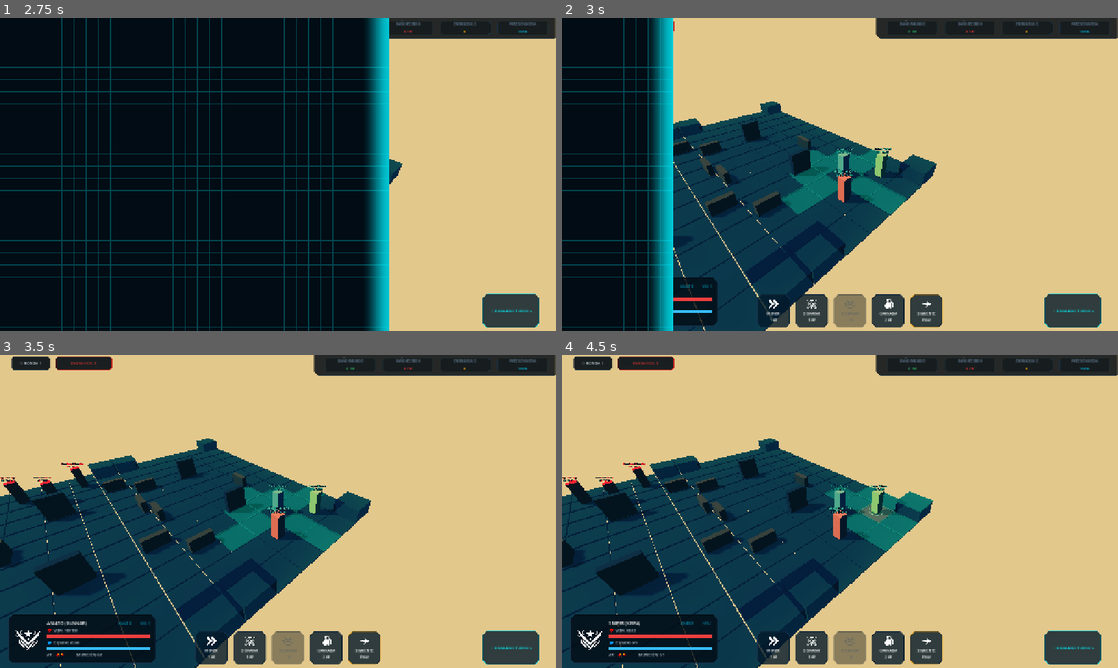
Above: before the commit, frames 1-4 (two rows, left to right).
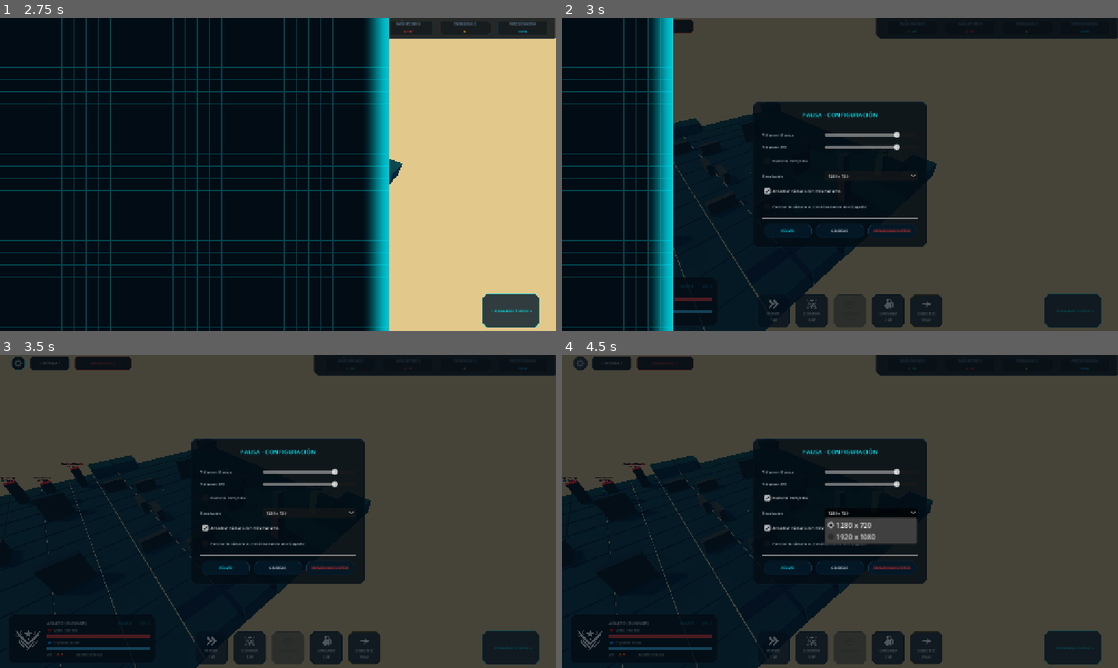
Above: after the commit, the same moments.

Repository: axel-molina/WarTacticGame
Game: Godot game, scene res://scenes/menu/menu_scene.tscn
The game is run twice, just before and just after one commit, with the same random seed, the same clock (stepped at 60 frames per second) and the same inputs.
Inputs (mouse positions are in pixels of both pictures, inside the frame that each line leads up to):
- Up to frame 1 (2.75 s): click (88, 89) at 0.5 s; click (88, 89) at 1.25 s; click "▶ INICIAR OPERACIÓN" at 2 s
- Up to frame 2 (3 s): click (578, 27) at 2.77 s
- Up to frame 3 (3.5 s): no input
- Up to frame 4 (4.5 s): click (840, 498) at 3.5 s, where only the run after the commit has a clickable "Pantalla Completa"; click (873, 511) at 4.25 s, where only the run after the commit has a clickable "1280 x 720"

Frame 1 is identical in both runs. In frame 2, 75% of the frame differs, in the area x 20-100%, y 0-100%; in frame 3, 90%; in frame 4, 90%, in the area x 0-100%, y 0-100%.

Commit message:
Implement In-game Pause & Settings Menu: add gear icon button in top-left HUD, create PausePanel overlay with interactive volume sliders, fullscreen/resolution/control checkboxes, and handle Resume/Save/Quit actions cleanly

Diff:
--- a/tactical-squad-combat/scenes/ui/hud.tscn
+++ b/tactical-squad-combat/scenes/ui/hud.tscn
@@ -10,6 +10,7 @@
 [ext_resource type="Texture2D" uid="uid://cdo4cgplrswip" path="res://images/battleicons/next_icon.png" id="8_next"]
 [ext_resource type="Texture2D" uid="uid://cpip064is0l30" path="res://images/battleicons/health_icon.png" id="9_health_icon"]
 [ext_resource type="Texture2D" uid="uid://cvy4wnquotarq" path="res://images/battleicons/escudo_icon.png" id="10_escudo_icon"]
+[ext_resource type="Texture2D" uid="uid://geariconid" path="res://images/icons/gear_icon.png" id="11_gear_icon"]
 
 [sub_resource type="StyleBoxFlat" id="StyleBoxFlat_RoundBox"]
 bg_color = Color(0.0117647, 0.0470588, 0.0784314, 0.9)
@@ -201,6 +202,32 @@
 offset_bottom = -0.3199997
 theme_override_constants/separation = 12
 
+[node name="BtnPause" type="Button" parent="HUD/LeftHeader" unique_id=987654321]
+custom_minimum_size = Vector2(32, 32)
+layout_mode = 2
+size_flags_vertical = 4
+theme_override_styles/normal = SubResource("StyleBoxFlat_ActionButton")
+theme_override_styles/hover = SubResource("StyleBoxFlat_ActionButton_Hover")
+theme_override_styles/pressed = SubResource("StyleBoxFlat_ActionButton_Pressed")
+
+[node name="Icon" type="TextureRect" parent="HUD/LeftHeader/BtnPause"]
+custom_minimum_size = Vector2(18, 18)
+layout_mode = 1
+anchors_preset = 8
+anchor_left = 0.5
+anchor_top = 0.5
+anchor_right = 0.5
+anchor_bottom = 0.5
+offset_left = -9.0
+offset_top = -9.0
+offset_right = 9.0
+offset_bottom = 9.0
+grow_horizontal = 2
+grow_vertical = 2
+texture = ExtResource("11_gear_icon")
+expand_mode = 1
+stretch_mode = 5
+
 [node name="RoundPanel" type="PanelContainer" parent="HUD/LeftHeader" unique_id=1515697060]
 custom_minimum_size = Vector2(90, 32)
 layout_mode = 2
@@ -943,3 +970,157 @@
 theme_override_styles/hover = SubResource("StyleBoxFlat_ActionButton_Hover")
 theme_override_styles/pressed = SubResource("StyleBoxFlat_ActionButton_Pressed")
 text = "VOLVER"
+
+[node name="PausePanel" type="ColorRect" parent="HUD"]
+visible = false
+layout_mode = 1
+anchors_preset = 15
+anchor_right = 1.0
+anchor_bottom = 1.0
+grow_horizontal = 2
+grow_vertical = 2
+color = Color(0.0117647, 0.0470588, 0.0784314, 0.7)
+
+[node name="Center" type="CenterContainer" parent="HUD/PausePanel"]
+layout_mode = 1
+anchors_preset = 15
+anchor_right = 1.0
+anchor_bottom = 1.0
+grow_horizontal = 2
+grow_vertical = 2
+
+[node name="Card" type="PanelContainer" parent="HUD/PausePanel/Center"]
+custom_minimum_size = Vector2(400, 320)
+layout_mode = 2
+theme_override_styles/panel = SubResource("StyleBoxFlat_Card")
+
+[node name="Margin" type="MarginContainer" parent="HUD/PausePanel/Center/Card"]
+layout_mode = 2
+theme_override_constants/margin_left = 20
+theme_override_constants/margin_top = 20
+theme_override_constants/margin_right = 20
+theme_override_constants/margin_bottom = 20
+
+[node name="VBox" type="VBoxContainer" parent="HUD/PausePanel/Center/Card/Margin"]
+layout_mode = 2
+theme_override_constants/separation = 12
+
+[node name="LabelTitle" type="Label" parent="HUD/PausePanel/Center/Card/Margin/VBox"]
+layout_mode = 2
+theme_override_colors/font_color = Color(0, 0.941176, 1, 1)
+theme_override_font_sizes/font_size = 14
+text = "PAUSA - CONFIGURACIÓN"
+horizontal_alignment = 1
+
+[node name="Separator" type="HSeparator" parent="HUD/PausePanel/Center/Card/Margin/VBox"]
+layout_mode = 2
+
+[node name="HBoxMusic" type="HBoxContainer" parent="HUD/PausePanel/Center/Card/Margin/VBox"]
+layout_mode = 2
+
+[node name="LabelMusic" type="Label" parent="HUD/PausePanel/Center/Card/Margin/VBox/HBoxMusic"]
+custom_minimum_size = Vector2(140, 0)
+layout_mode = 2
+theme_override_colors/font_color = Color(0.7, 0.75, 0.8, 1)
+theme_override_font_sizes/font_size = 9
+text = "Volumen Música"
+
+[node name="SliderMusic" type="HSlider" parent="HUD/PausePanel/Center/Card/Margin/VBox/HBoxMusic"]
+layout_mode = 2
+size_flags_horizontal = 3
+max_value = 1.0
+step = 0.05
+value = 0.8
+
+[node name="HBoxSFX" type="HBoxContainer" parent="HUD/PausePanel/Center/Card/Margin/VBox"]
+layout_mode = 2
+
+[node name="LabelSFX" type="Label" parent="HUD/PausePanel/Center/Card/Margin/VBox/HBoxSFX"]
+custom_minimum_size = Vector2(140, 0)
+layout_mode = 2
+theme_override_colors/font_color = Color(0.7, 0.75, 0.8, 1)
+theme_override_font_sizes/font_size = 9
+text = "Volumen SFX"
+
+[node name="SliderSFX" type="HSlider" parent="HUD/PausePanel/Center/Card/Margin/VBox/HBoxSFX"]
+layout_mode = 2
+size_flags_horizontal = 3
+max_value = 1.0
+step = 0.05
+value = 0.8
+
+[node name="CheckFullscreen" type="CheckBox" parent="HUD/PausePanel/Center/Card/Margin/VBox"]
+layout_mode = 2
+theme_override_colors/font_color = Color(0.7, 0.75, 0.8, 1)
+theme_override_font_sizes/font_size = 9
+text = "Pantalla Completa"
+
+[node name="HBoxRes" type="HBoxContainer" parent="HUD/PausePanel/Center/Card/Margin/VBox"]
+layout_mode = 2
+
+[node name="LabelRes" type="Label" parent="HUD/PausePanel/Center/Card/Margin/VBox/HBoxRes"]
+custom_minimum_size = Vector2(140, 0)
+layout_mode = 2
+theme_override_colors/font_color = Color(0.7, 0.75, 0.8, 1)
+theme_override_font_sizes/font_size = 9
+text = "Resolución"
+
+[node name="OptResolution" type="OptionButton" parent="HUD/PausePanel/Center/Card/Margin/VBox/HBoxRes"]
+layout_mode = 2
+size_flags_horizontal = 3
+theme_override_font_sizes/font_size = 9
+item_count = 2
+popup/item_0/text = "1280 x 720"
+popup/item_0/id = 0
+popup/item_1/text = "1920 x 1080"
+popup/item_1/id = 1
+
+[node name="CheckRightDrag" type="CheckBox" parent="HUD/PausePanel/Center/Card/Margin/VBox"]
+layout_mode = 2
+theme_override_colors/font_color = Color(0.7, 0.75, 0.8, 1)
+theme_override_font_sizes/font_size = 9
+text = "Arrastrar Cámara con Click Derecho"
+
+[node name="CheckAutoCenter" type="CheckBox" parent="HUD/PausePanel/Center/Card/Margin/VBox"]
+layout_mode = 2
+theme_override_colors/font_color = Color(0.7, 0.75, 0.8, 1)
+theme_override_font_sizes/font_size = 9
+text = "Centrar la cámara automáticamente en el jugador"
+
+[node name="Separator2" type="HSeparator" parent="HUD/PausePanel/Center/Card/Margin/VBox"]
+layout_mode = 2
+
+[node name="HBoxButtons" type="HBoxContainer" parent="HUD/PausePanel/Center/Card/Margin/VBox"]
+layout_mode = 2
+theme_override_constants/separation = 10
+alignment = 1
+
+[node name="BtnResume" type="Button" parent="HUD/PausePanel/Center/Card/Margin/VBox/HBoxButtons"]
+custom_minimum_size = Vector2(110, 32)
+layout_mode = 2
+theme_override_colors/font_color = Color(0, 0.941176, 1, 1)
+theme_override_font_sizes/font_size = 8
+theme_override_styles/normal = SubResource("StyleBoxFlat_ActionButton")
+theme_override_styles/hover = SubResource("StyleBoxFlat_ActionButton_Hover")
+theme_override_styles/pressed = SubResource("StyleBoxFlat_ActionButton_Pressed")
+text = "VOLVER"
+
+[node name="BtnSaveSettings" type="Button" parent="HUD/PausePanel/Center/Card/Margin/VBox/HBoxButtons"]
+custom_minimum_size = Vector2(110, 32)
+layout_mode = 2
+theme_override_colors/font_color = Color(0.8, 0.85, 0.9, 1)
+theme_override_font_sizes/font_size = 8
+theme_override_styles/normal = SubResource("StyleBoxFlat_ActionButton")
+theme_override_styles/hover = SubResource("StyleBoxFlat_ActionButton_Hover")
+theme_override_styles/pressed = SubResource("StyleBoxFlat_ActionButton_Pressed")
+text = "GUARDAR"
+
+[node name="BtnQuitToMenu" type="Button" parent="HUD/PausePanel/Center/Card/Margin/VBox/HBoxButtons"]
+custom_minimum_size = Vector2(110, 32)
+layout_mode = 2
+theme_override_colors/font_color = Color(0.9, 0.2, 0.2, 1)
+theme_override_font_sizes/font_size = 8
+theme_override_styles/normal = SubResource("StyleBoxFlat_ActionButton")
+theme_override_styles/hover = SubResource("StyleBoxFlat_ActionButton_Hover")
+theme_override_styles/pressed = SubResource("StyleBoxFlat_ActionButton_Pressed")
+text = "ABANDONAR PARTIDA"
--- a/tactical-squad-combat/scripts/ui/hud_controller.gd
+++ b/tactical-squad-combat/scripts/ui/hud_controller.gd
@@ -42,6 +42,22 @@
 @onready var btn_confirm_end_turn: Button = $ConfirmTurnPanel/Center/Card/Margin/VBox/HBoxButtons/BtnConfirmEndTurn
 @onready var btn_cancel_end_turn: Button = $ConfirmTurnPanel/Center/Card/Margin/VBox/HBoxButtons/BtnCancelEndTurn
 
+# Botón de Pausa
+@onready var btn_pause: Button = $LeftHeader/BtnPause
+
+# Panel de Pausa
+@onready var pause_panel: ColorRect = $PausePanel
+@onready var pause_slider_music: HSlider = $PausePanel/Center/Card/Margin/VBox/HBoxMusic/SliderMusic
+@onready var pause_slider_sfx: HSlider = $PausePanel/Center/Card/Margin/VBox/HBoxSFX/SliderSFX
+@onready var pause_check_fullscreen: CheckBox = $PausePanel/Center/Card/Margin/VBox/CheckFullscreen
+@onready var pause_opt_resolution: OptionButton = $PausePanel/Center/Card/Margin/VBox/HBoxRes/OptResolution
+@onready var pause_check_right_drag: CheckBox = $PausePanel/Center/Card/Margin/VBox/CheckRightDrag
+@onready var pause_check_auto_center: CheckBox = $PausePanel/Center/Card/Margin/VBox/CheckAutoCenter
+
+@onready var btn_resume: Button = $PausePanel/Center/Card/Margin/VBox/HBoxButtons/BtnResume
+@onready var btn_save_settings: Button = $PausePanel/Center/Card/Margin/VBox/HBoxButtons/BtnSaveSettings
+@onready var btn_quit_to_menu: Button = $PausePanel/Center/Card/Margin/VBox/HBoxButtons/BtnQuitToMenu
+
 var selected_soldier: SoldierController = null
 
 # Local stats tracking
@@ -90,10 +106,68 @@
 		confirm_turn_panel.visible = false
 	)
 
+	# Botón de Pausa (engranaje)
+	btn_pause.pressed.connect(func():
+		AudioManager.play_sfx("ui_click_menu")
+
+		# Sincronizar UI del panel de pausa con SettingsManager
+		pause_slider_music.value = SettingsManager.music_volume
+		pause_slider_sfx.value = SettingsManager.sfx_volume
+		pause_check_fullscreen.button_pressed = SettingsManager.fullscreen
+		pause_check_right_drag.button_pressed = SettingsManager.drag_with_right_click
+		pause_check_auto_center.button_pressed = SettingsManager.auto_center_camera
+
+		if SettingsManager.resolution.x == 1280 and SettingsManager.resolution.y == 720:
+			pause_opt_resolution.selected = 0
+		elif SettingsManager.resolution.x == 1920 and SettingsManager.resolution.y == 1080:
+			pause_opt_resolution.selected = 1
+		else:
+			pause_opt_resolution.selected = -1
+
+		pause_panel.visible = true
+	)
+
+	# PausePanel buttons
+	btn_resume.pressed.connect(func():
+		AudioManager.play_sfx("ui_click_menu")
+		pause_panel.visible = false
+	)
+
+	btn_save_settings.pressed.connect(func():
+		AudioManager.play_sfx("ui_click_menu")
+
+		# Aplicar valores a SettingsManager
+		SettingsManager.music_volume = pause_slider_music.value
+		SettingsManager.sfx_volume = pause_slider_sfx.value
+		SettingsManager.fullscreen = pause_check_fullscreen.button_pressed
+		SettingsManager.drag_with_right_click = pause_check_right_drag.button_pressed
+		SettingsManager.auto_center_camera = pause_check_auto_center.button_pressed
+
+		if pause_opt_resolution.selected == 0:
+			SettingsManager.resolution = Vector2i(1280, 720)
+		elif pause_opt_resolution.selected == 1:
+			SettingsManager.resolution = Vector2i(1920, 1080)
+
+		SettingsManager.apply_video_settings()
+		SettingsManager.save_settings()
+
+		# Sincronizar volumen del AudioManager
+		AudioServer.set_bus_volume_db(AudioServer.get_bus_index("Music"), linear_to_db(SettingsManager.music_volume))
+		AudioServer.set_bus_volume_db(AudioServer.get_bus_index("SFX"), linear_to_db(SettingsManager.sfx_volume))
+
+		pause_panel.visible = false
+	)
+
+	btn_quit_to_menu.pressed.connect(func():
+		pause_panel.visible = false
+		SceneTransition.change_scene("res://scenes/menu/menu_scene.tscn")
+	)
+
 	# Connect hover sounds
 	var action_buttons = [
 		btn_move, btn_shoot, btn_reload, btn_heal, btn_grenade, btn_end_turn, btn_turn,
-		btn_main_menu, btn_continue, btn_confirm_end_turn, btn_cancel_end_turn
+		btn_main_menu, btn_continue, btn_confirm_end_turn, btn_cancel_end_turn,
+		btn_pause, btn_resume, btn_save_settings, btn_quit_to_menu
 	]
 	for btn in action_buttons:
 		if btn:
